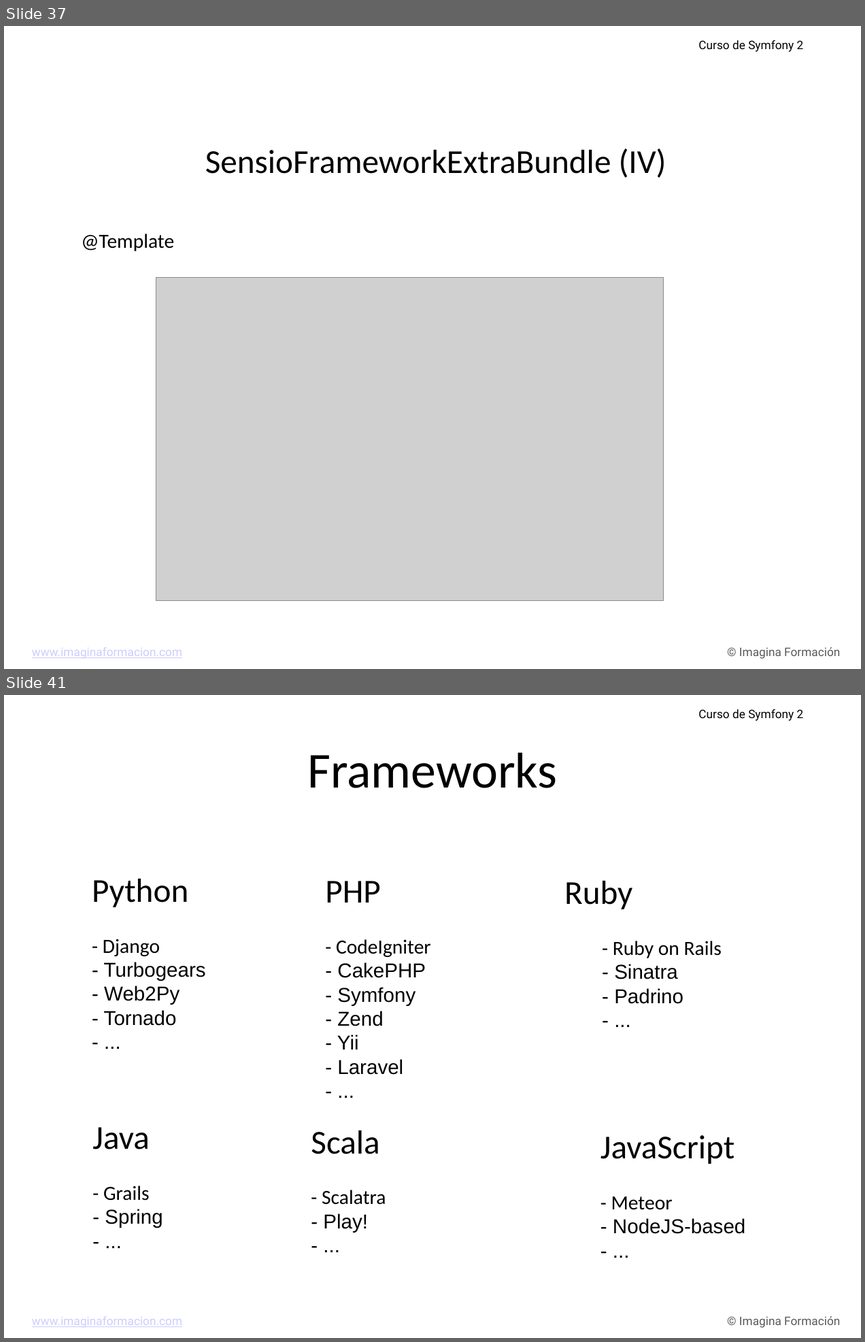
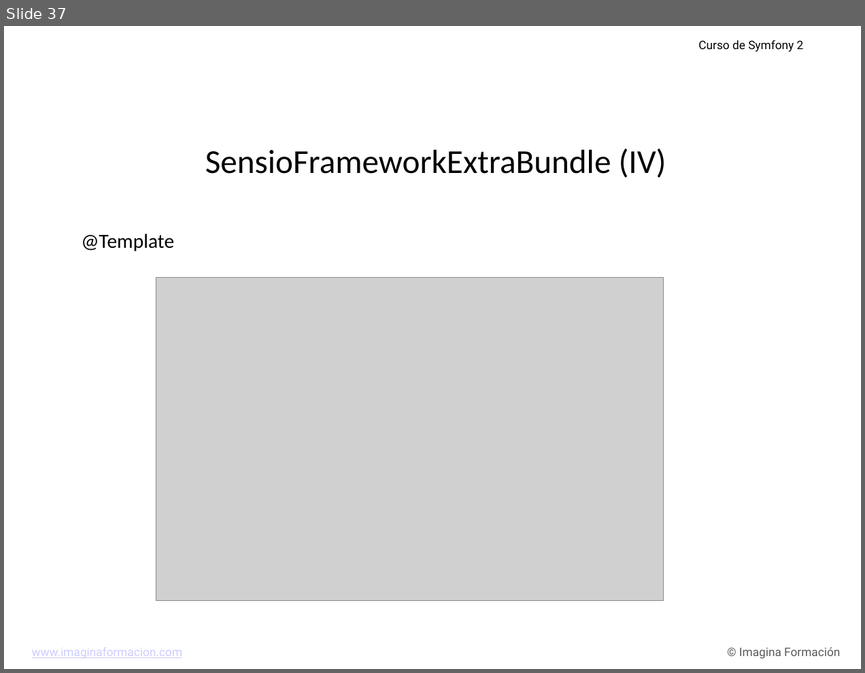
Before and after one commit to carlescliment/curso-symfony2, a slide deck: compiled/ppt/Tema 2.ppt. Shown one above the other, each under a label of ours: slides 37 and 41 before the commit, slide 37 after it; the slides between them are not shown. The pictures are 865x1342 and 865x673 pixels, drawn with LibreOffice and Linux fonts; fonts in the diff are those of the drawing; grey boxes stand for pictures; background and template pictures are left out. Boxes give left, top, right and bottom in pixels: in the first picture for what was removed or moved away, otherwise in the second. Text is boxed around its words. In the diff, an @@ line names an element or a change of style, - is before the commit and + after.

```diff
--- a/compiled/ppt/Tema 2.ppt
+++ b/compiled/ppt/Tema 2.ppt
@@ slide 41 removed at bbox=[4, 695, 861, 1338], background picture (left out); not listed: 3 template elements that a slide beside it also shows @@
@@ text removed at bbox=[307, 752, 557, 788] @@
-Frameworks
@@ text removed at bbox=[92, 878, 206, 1025] @@
-Python
-- Django
-- Turbogears
-- Web2Py
-- Tornado
-- ...
@@ text removed at bbox=[325, 881, 431, 1074] @@
-PHP
-- CodeIgniter
-- CakePHP
-- Symfony
-- Zend
-- Yii
-- Laravel
-- ...
@@ text removed at bbox=[564, 880, 721, 1004] @@
-Ruby
-- Ruby on Rails
-- Sinatra
-- Padrino
-- ...
@@ text removed at bbox=[92, 1127, 162, 1227] @@
-Java
-- Grails
-- Spring
-- ...
@@ text removed at bbox=[311, 1130, 385, 1232] @@
-Scala
-- Scalatra
-- Play!
-- ...
@@ text removed at bbox=[600, 1135, 745, 1234] @@
-JavaScript
-- Meteor
-- NodeJS-based
-- ...
```
Also in this commit, not shown: 1 slide changed, 6 slides added, 51 other slides removed, 1 other file.
